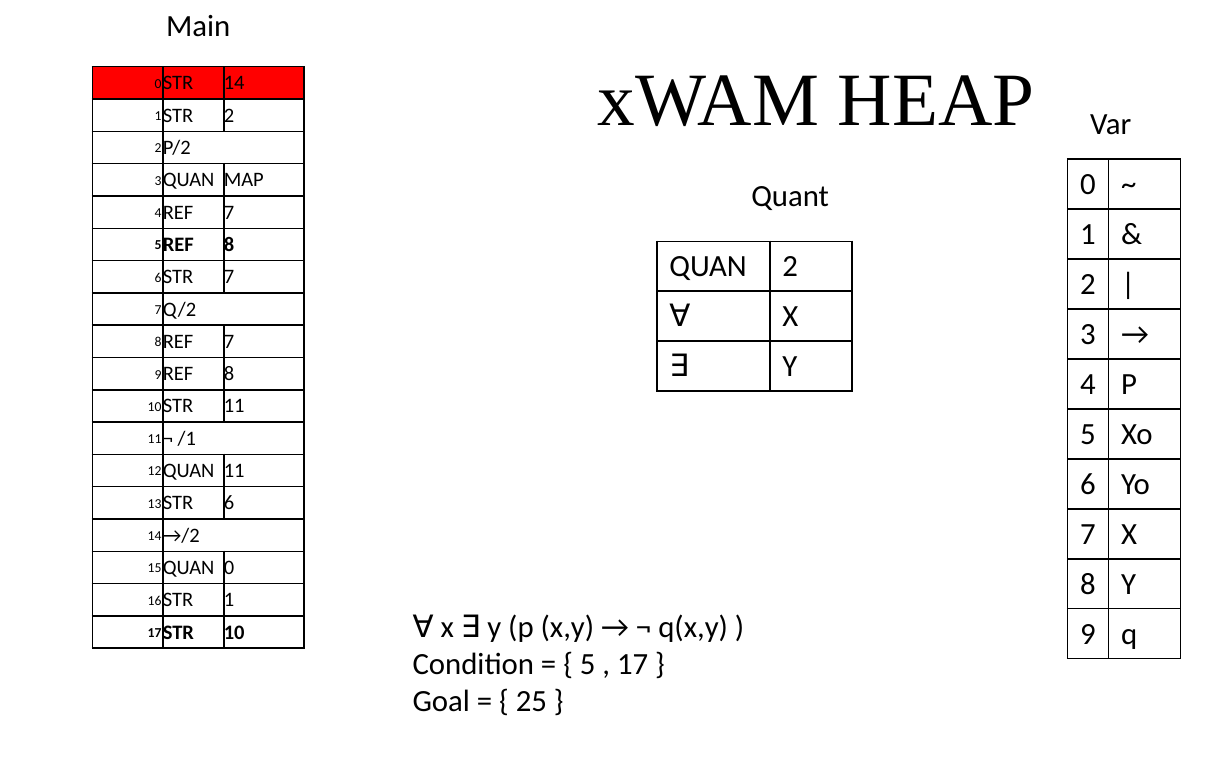
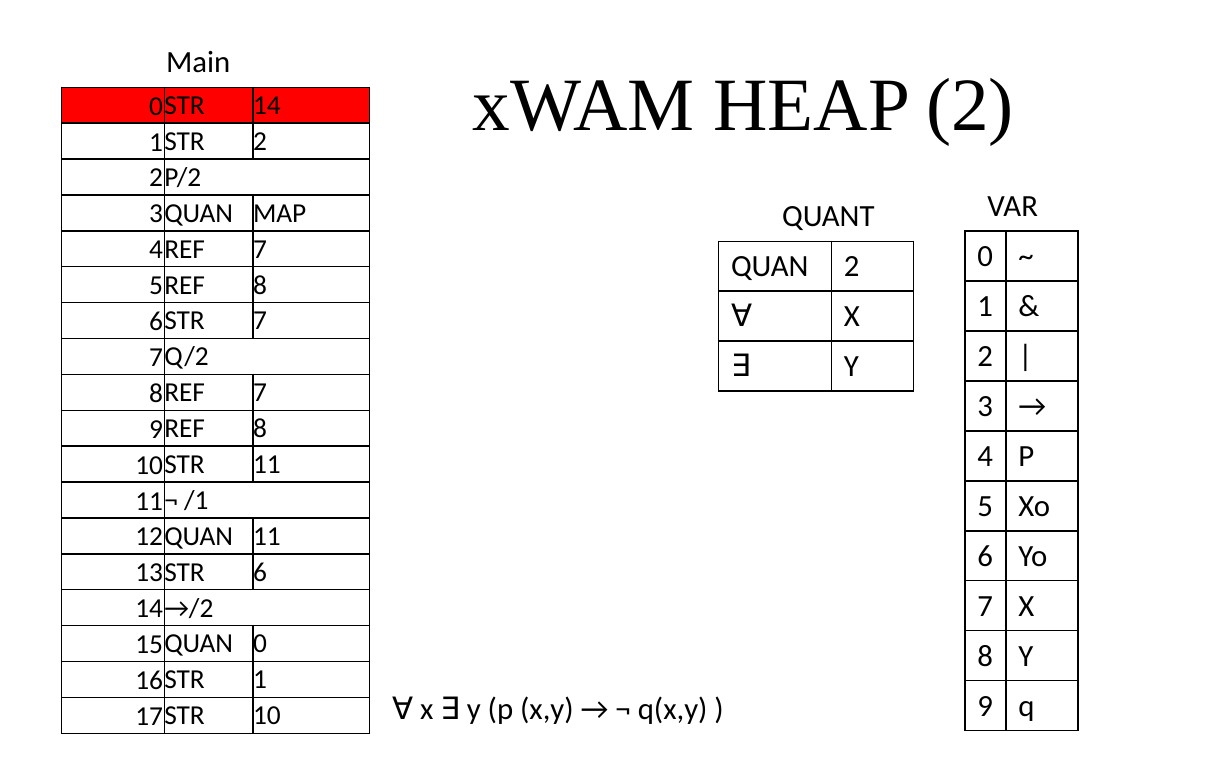
Before and after one commit to giang-rocker/logic, a slide deck: slide 15 of Report/SUY LUẬN TỰ NHIÊN.pptx (slide 14 before the commit). Drawn at 1232x770 pixels with LibreOffice and Linux fonts; fonts in the diff are those of the drawing. Boxes give left, top, right and bottom in pixels: in the first picture for what was removed or moved away, otherwise in the second. Text is boxed around its words. In the diff, an @@ line names an element or a change of style, - is before the commit and + after.

```diff
--- a/Report/SUY LUẬN TỰ NHIÊN.pptx
+++ b/Report/SUY LUẬN TỰ NHIÊN.pptx
@@ text "Main": place and size @@
-text "Main" at bbox=[166, 15, 230, 37]
+text "Main" at bbox=[166, 51, 230, 73]
@@ table at bbox=[62, 87, 370, 735] @@
@@ size 8 to 16 pt in "0", "1", "2", "3" and 14 more places @@
@@ size 12 to 16 pt in "STR", "14", "STR", "2" and 28 more places @@
@@ bold off in "5", "REF", "8", "17" and 2 more places @@
@@ table: place and size @@
-table at bbox=[92, 67, 303, 649]
+table at bbox=[62, 87, 370, 735]
@@ title at bbox=[473, 78, 1014, 144]: text changed @@
-xWAM HEAP
+xWAM HEAP (2)
@@ text at bbox=[782, 206, 874, 230]: text changed @@
-Quant
+QUANT
@@ text at bbox=[987, 196, 1038, 216]: text changed @@
-Var
+VAR
@@ table: place and size @@
-table at bbox=[1068, 159, 1180, 653]
+table at bbox=[965, 232, 1077, 725]
@@ table: place and size @@
-table at bbox=[657, 241, 853, 389]
+table at bbox=[718, 241, 914, 389]
@@ text at bbox=[413, 652, 648, 712]: paragraphs removed @@
-Condition = { 5 , 17 }
-Goal = { 25 }
@@ text "∀ x ∃ y (p ...": place and size @@
-text "∀ x ∃ y (p ..." at bbox=[413, 614, 728, 712]
+text "∀ x ∃ y (p ..." at bbox=[420, 696, 708, 724]
```
Also in this commit, not shown: 22 other slides changed, 2 slides added.
